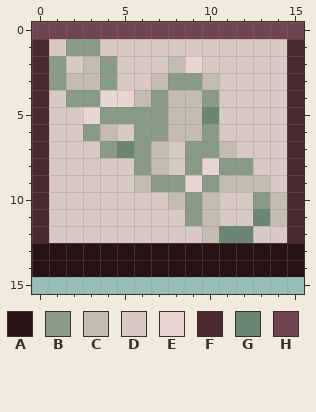
Two states of a pixel-art file, sprites/ui/icons/grow_bacillus_icon.aseprite. The picture above is the old version.
16x16 pixels, 1 frame.
Visible layers, top first: "Cyano", "Flattened".
Palette (. is transparent): A #271315  B #8a9b85  C #c4bbb1  D #d8cac3  E #e9d6d3  F #4a2a2f  G #6b8771  H #704450
Pixels before, first column x 0:
 0 HHHHHHHHHHHHHHHH
 1 FDBBDDDDDDDDDDDF
 2 FBDCBDDDCEDDDDDF
 3 FBCCBDDCBBCDDDDF
 4 FDBBEECBCCBDDDDF
 5 FDDEBBBBCCGDDDDF
 6 FDDBCDBBCCBDDDDF
 7 FDDDBGBCDBBCDDDF
 8 FDDDDDBCDBEBBDDF
 9 FDDDDDCBBEBCCCDF
10 FDDDDDDDCBCDDBCF
11 FDDDDDDDDBCDDGCF
12 FDDDDDDDDDCGGDDF
13 AAAAAAAAAAAAAAAA
14 AAAAAAAAAAAAAAAA
And afterwards:
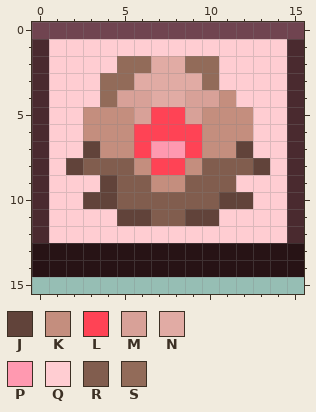
Colours new in this view: J #61433a  K #c48e7e  L #ff4355  M #d8a198  N #e1aba4  P #ff99b0  Q #ffcdd2  R #815d4e  S #926b59
Change:
layer "Layer 1" added
layer "Cyano" now hidden
layer "Pseudo" added
Changed rows in their new state; - is an unchanged pixel.
first column x 1:
 1 QQQQQQQQQQQQQQ
 2 QQQQSSNNSSQQQQ
 3 QQQSSNNNNSQQQQ
 4 QQQSMMNNMMKQQQ
 5 QQKKKMLLMKKKQQ
 6 QQKKKLLLLKKKQQ
 7 QQJKKLPPLKKJQQ
 8 QJRRRKLLKRRRJQ
 9 QQQJRRKKRRRQQQ
10 QQJJRRRRRRJJQQ
11 QQQQJJRRJJQQQQ
12 QQQQQQQQQQQQQQ
Boxes around the changes in both pictures, in picture pixels (x1, y1, x2, y2):
changed: (49, 39, 287, 243)
